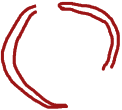
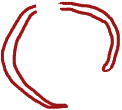
The second 122×110 image is a revision of the first. Changes to its layers:
painted on "Capa 4(pegado)" over [left=57, top=3, right=112, bottom=72]
